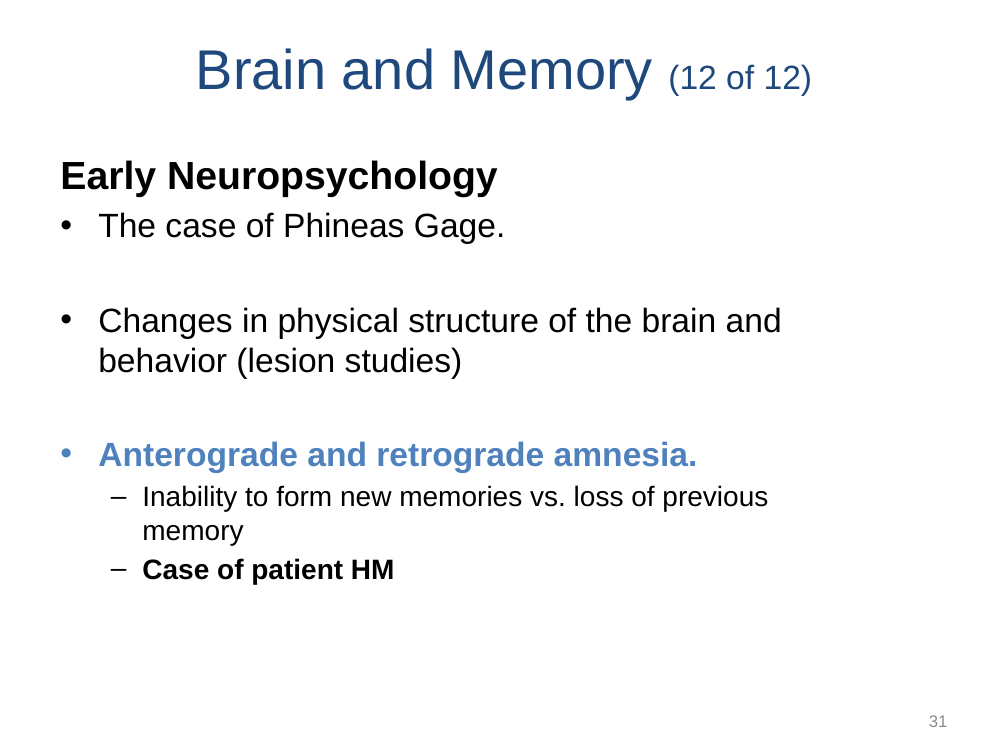
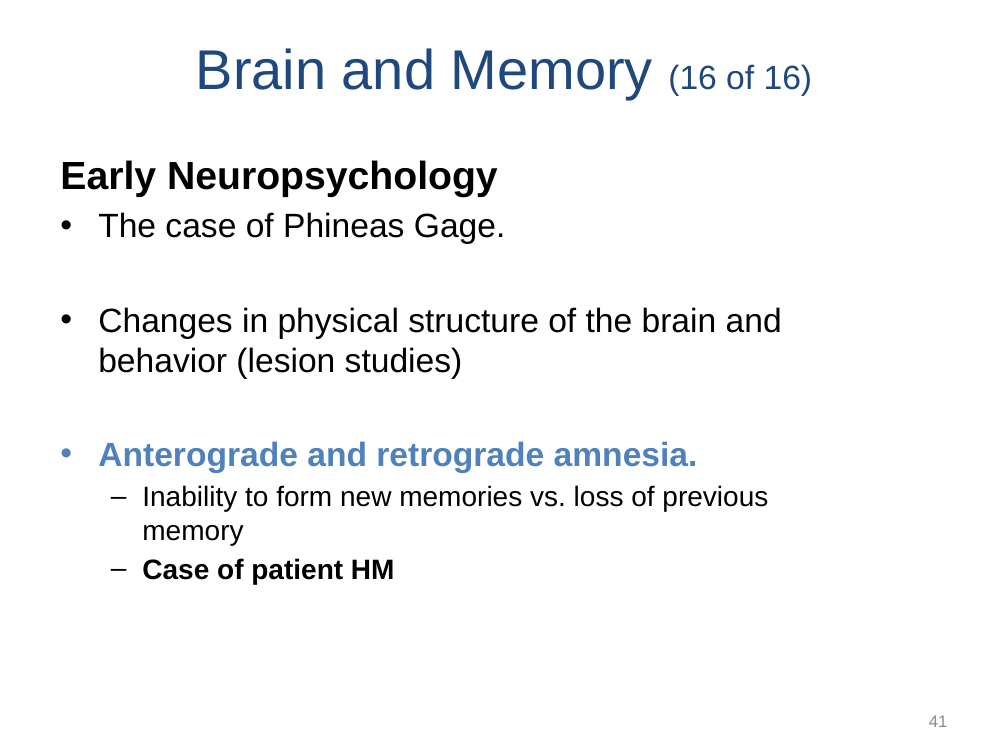
Before and after one commit to npm27/Teaching-Materials, a slide deck: slide 41 of Memory/Slides/Chapter 2.PPTX (slide 31 before the commit). Drawn at 1008x756 pixels with LibreOffice and Linux fonts; fonts in the diff are those of the drawing. Boxes give left, top, right and bottom in pixels: in the first picture for what was removed or moved away, otherwise in the second. Text is boxed around its words. In the diff, an @@ line names an element or a change of style, - is before the commit and + after.

```diff
--- a/Memory/Slides/Chapter 2.PPTX
+++ b/Memory/Slides/Chapter 2.PPTX
@@ title at box(196, 48, 813, 99): text changed @@
-Brain and Memory (12 of 12)
+Brain and Memory (16 of 16)
@@ page number at box(929, 715, 948, 727): text changed @@
-31
+41
```
Also in this commit, not shown: 16 other slides changed, 9 slides added.
